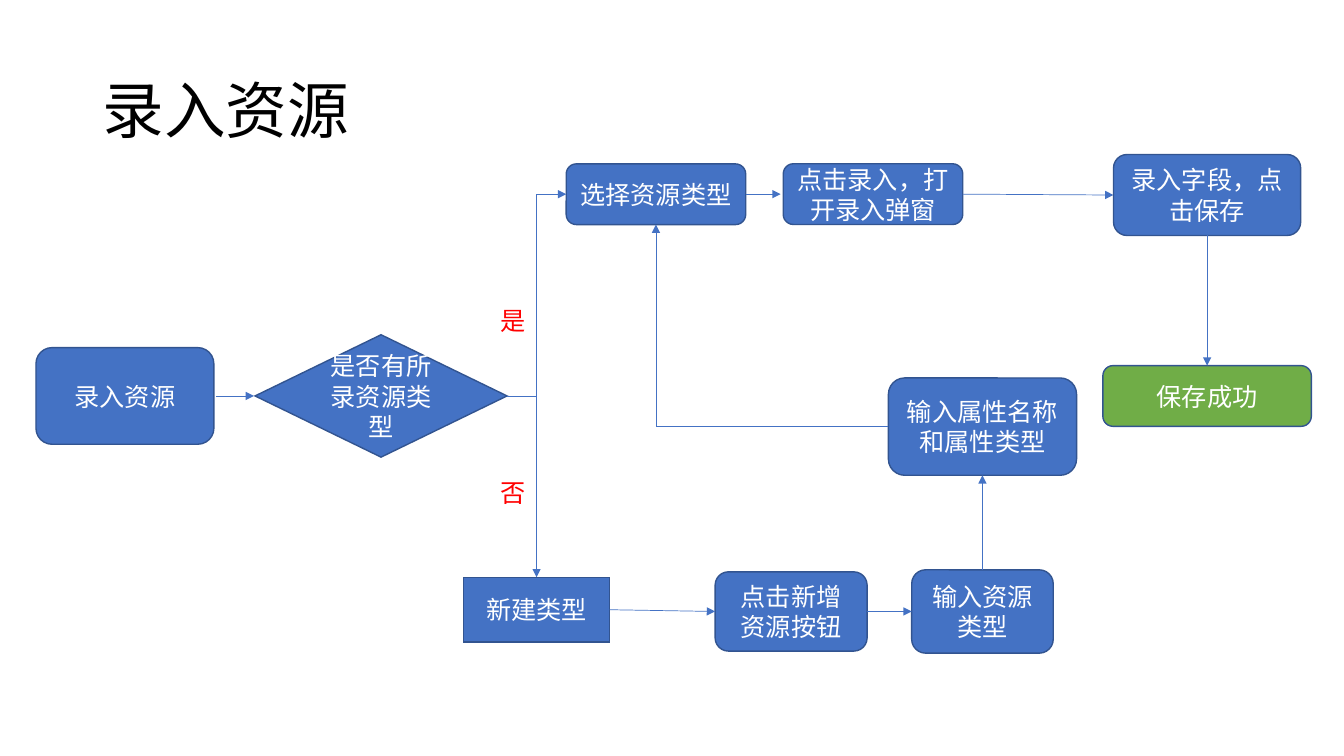
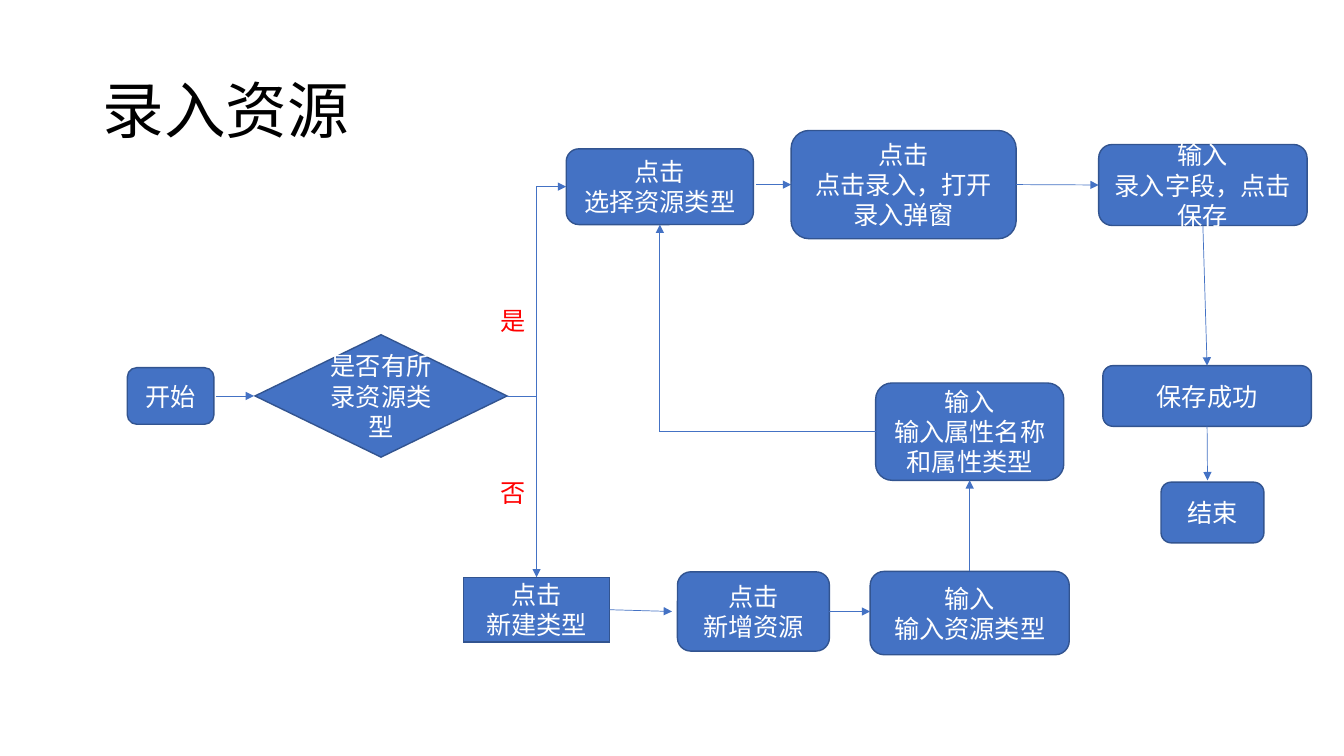
Before and after one commit to little-Fly/ArtviewResourceManagement, a slide deck: slide 7 of 01 Design/012 操作设计/天天意境PC端分功能操作流程.pptx. Drawn at 1344x756 pixels with LibreOffice and Linux fonts; fonts in the diff are those of the drawing. Boxes give left, top, right and bottom in pixels: in the first picture for what was removed or moved away, otherwise in the second. Text is boxed around its words. In the diff, an @@ line names an element or a change of style, - is before the commit and + after.

```diff
--- a/01 Design/012 操作设计/天天意境PC端分功能操作流程.pptx
+++ b/01 Design/012 操作设计/天天意境PC端分功能操作流程.pptx
@@ rounded rectangle "点击": place and size @@
-rounded rectangle "点击" at bbox=[567, 164, 746, 225]
+rounded rectangle "点击" at bbox=[567, 149, 754, 225]
@@ rounded rectangle "点击": place and size @@
-rounded rectangle "点击" at bbox=[783, 163, 963, 224]
+rounded rectangle "点击" at bbox=[791, 130, 1016, 238]
@@ text in rounded rectangle at bbox=[878, 143, 928, 166]: paragraph added @@
+点击
@@ rounded rectangle "输入": place and size @@
-rounded rectangle "输入" at bbox=[1114, 154, 1302, 235]
+rounded rectangle "输入" at bbox=[1099, 144, 1308, 225]
@@ text in rounded rectangle at bbox=[1178, 139, 1228, 166]: paragraph added @@
+输入
@@ text in rounded rectangle at bbox=[635, 160, 685, 183]: paragraph added @@
+点击
@@ elbow arrow moved from (507, 396) - (567, 195) to (507, 396) - (567, 187) @@
@@ arrow moved from (746, 195) - (780, 195) to (756, 185) - (791, 185) @@
@@ arrow moved from (963, 195) - (1114, 195) to (1016, 185) - (1099, 186) @@
@@ elbow arrow moved from (888, 426) - (656, 225) to (876, 432) - (660, 225) @@
@@ arrow moved from (1208, 236) - (1208, 366) to (1203, 226) - (1208, 366) @@
@@ rounded rectangle "开始": place and size @@
-rounded rectangle "开始" at bbox=[36, 348, 215, 445]
+rounded rectangle "开始" at bbox=[127, 368, 214, 424]
@@ text in rounded rectangle at bbox=[145, 385, 195, 408]: text changed @@
-录入资源
+开始
@@ rounded rectangle "输入": place and size @@
-rounded rectangle "输入" at bbox=[888, 378, 1077, 476]
+rounded rectangle "输入" at bbox=[876, 383, 1065, 481]
@@ rounded rectangle "保存成功" at bbox=[1103, 366, 1312, 426]: fill #70AD47 to #4472C4 @@
@@ text in rounded rectangle at bbox=[944, 390, 994, 413]: paragraph added @@
+输入
@@ arrow added from (1208, 426) to (1208, 481), #4472C4 0.5 pt @@
@@ arrow moved from (983, 570) - (983, 476) to (970, 572) - (970, 481) @@
@@ rounded rectangle added at bbox=[1162, 482, 1264, 542], fill #4472C4, outline #325491 1 pt, 18 pt, text #FFFFFF @@
+结束
@@ text in rectangle at bbox=[511, 583, 561, 606]: paragraph added @@
+点击
@@ rounded rectangle "点击": place and size @@
-rounded rectangle "点击" at bbox=[715, 572, 867, 651]
+rounded rectangle "点击" at bbox=[678, 572, 830, 651]
@@ text in rounded rectangle at bbox=[703, 585, 804, 638]: text changed @@
-点击新增资源按钮
+点击
+新增资源
@@ rounded rectangle "输入": place and size @@
-rounded rectangle "输入" at bbox=[912, 570, 1054, 653]
+rounded rectangle "输入" at bbox=[870, 572, 1070, 655]
@@ text in rounded rectangle at bbox=[944, 587, 994, 610]: paragraph added @@
+输入
@@ arrow moved from (610, 610) - (715, 612) to (610, 610) - (673, 612) @@
@@ arrow moved from (867, 612) - (912, 612) to (830, 612) - (870, 612) @@
```
Also in this commit, not shown: 4 other slides changed.
